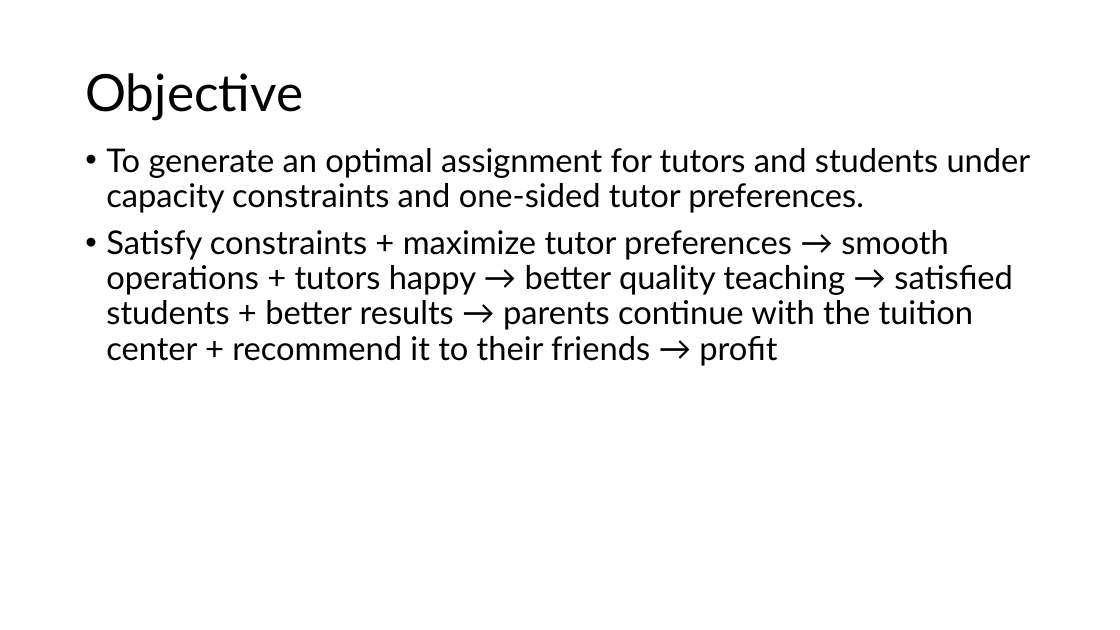
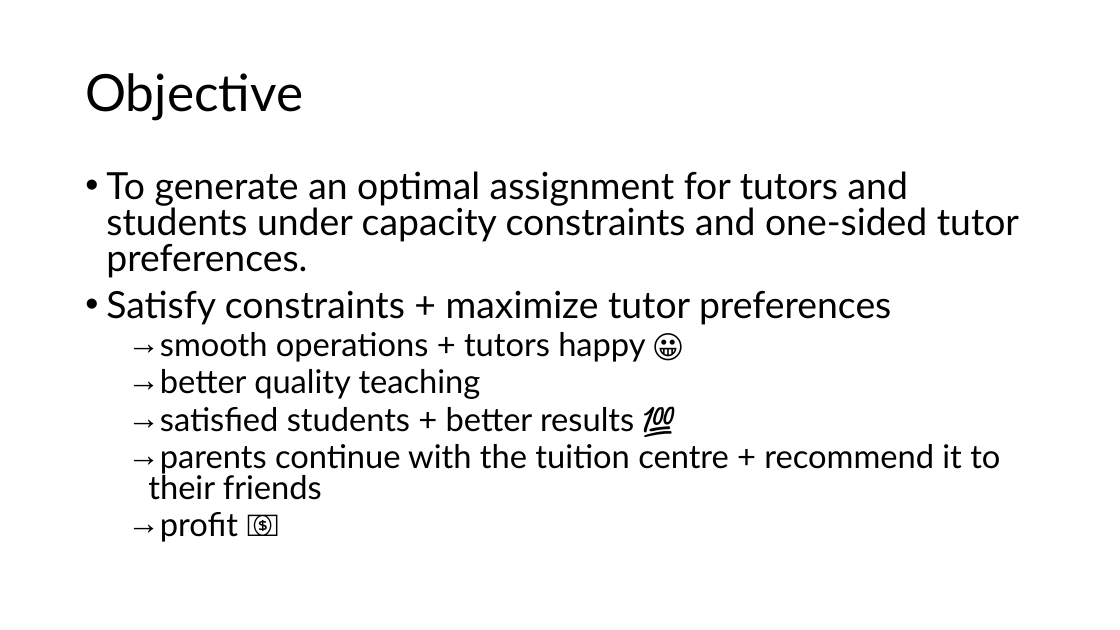
Before and after one commit to darrylteo/Technical-Test---Tutor-Student-Matching-Problem, a slide deck: slide 3 of test_presentation.pptx. Drawn at 1120x630 pixels with LibreOffice and Linux fonts; fonts in the diff are those of the drawing. Boxes give left, top, right and bottom in pixels: in the first picture for what was removed or moved away, otherwise in the second. Text is boxed around its words. In the diff, an @@ line names an element or a change of style, - is before the commit and + after.

Commit message:
update ppt

```diff
--- a/test_presentation.pptx
+++ b/test_presentation.pptx
@@ text "To generate an optimal assignment ..." moved from (x1=106, y1=148, x2=1031, y2=366) to (x1=106, y1=171, x2=1019, y2=542) @@
@@ text at (x1=106, y1=171, x2=1019, y2=278): size 28 to 32 pt in "To generate an optimal assignment for tutors ..."; line spacing 0.9 to 0.8 @@
@@ text at (x1=106, y1=290, x2=1000, y2=542): text changed @@
-• Satisfy constraints + maximize tutor preferences → smooth operations + tutors happy → better quality teaching → satisfied students + better results → parents continue with the tuition center + recommend it to their friends → profit
+• Satisfy constraints + maximize tutor preferences
+  → smooth operations + tutors happy 😀
+  → better quality teaching
+  → satisfied students + better results 💯
+  → parents continue with the tuition centre + recommend it to their friends
+  → profit 💵
```
Also in this commit, not shown: 2 other slides changed, 4 slides added, 1 other file.
